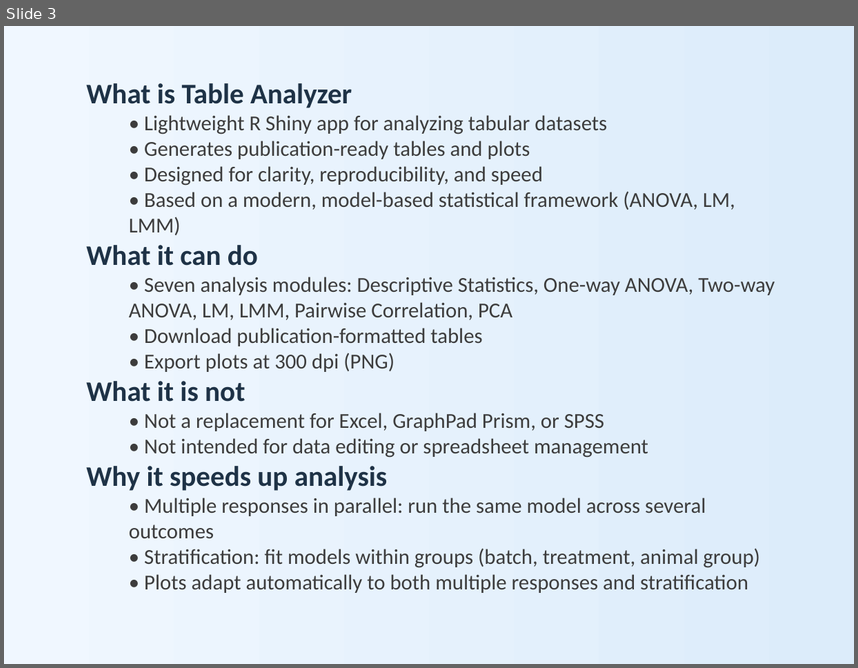
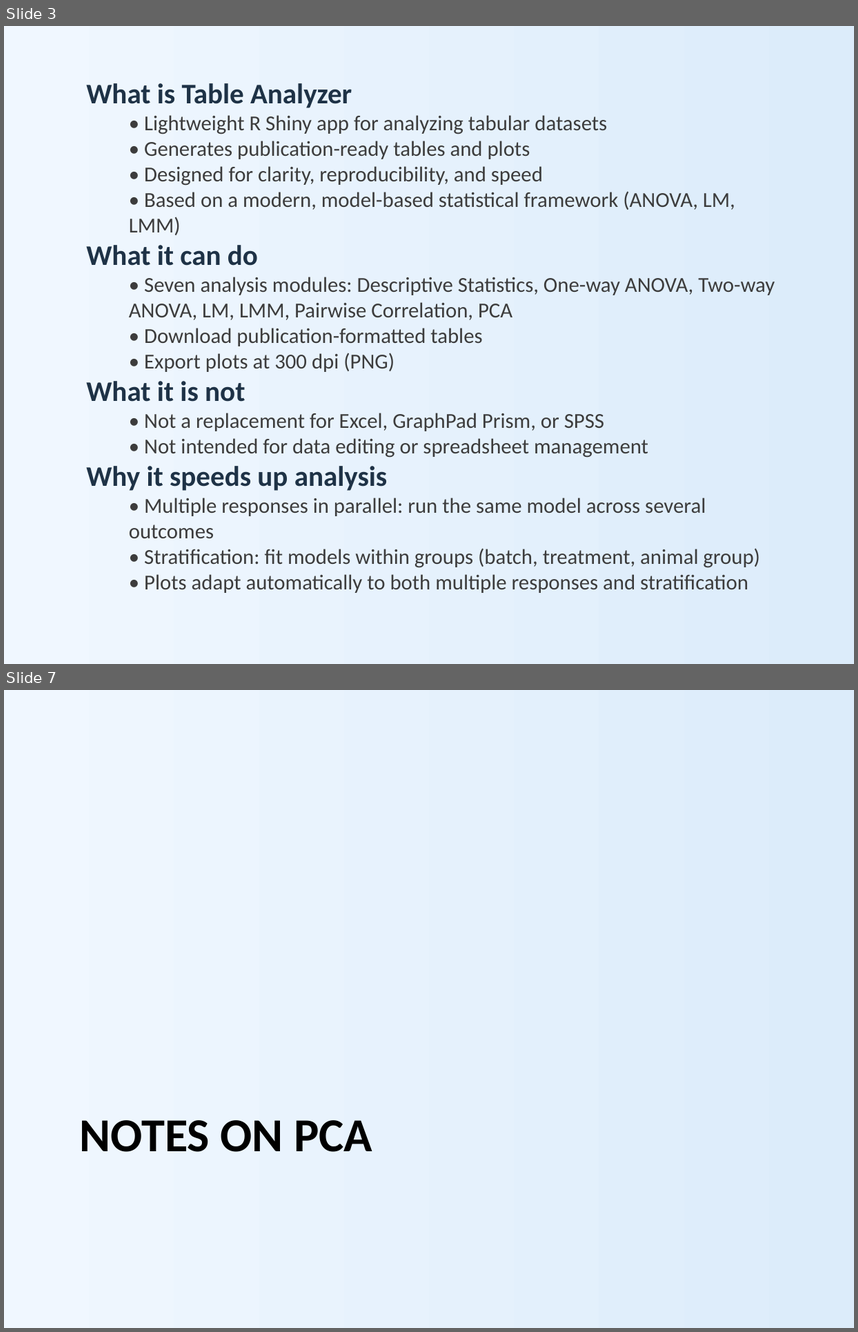
Before and after one commit to nicola-palmieri/TableAnalyzer, a slide deck: presentations/Table_Analyzer_Overview.pptx. Shown one above the other, each under a label of ours: slide 3 before the commit, slides 3 and 7 after it; the slides between them are not shown. The pictures are 858x668 and 858x1332 pixels, drawn with LibreOffice and Linux fonts; fonts in the diff are those of the drawing. Boxes give left, top, right and bottom in pixels: in the first picture for what was removed or moved away, otherwise in the second. Text is boxed around its words. In the diff, an @@ line names an element or a change of style, - is before the commit and + after.

```diff
--- a/presentations/Table_Analyzer_Overview.pptx
+++ b/presentations/Table_Analyzer_Overview.pptx
@@ slide 7 added at (x1=4, y1=690, x2=854, y2=1328), background gradient #F0F7FF to #DCECFA @@
@@ title added at (x1=80, y1=1120, x2=372, y2=1152), 40 pt, text #000000, bold @@
+NOTES ON PCA
```
Also in this commit, not shown: 3 other slides added, 2 other files.
